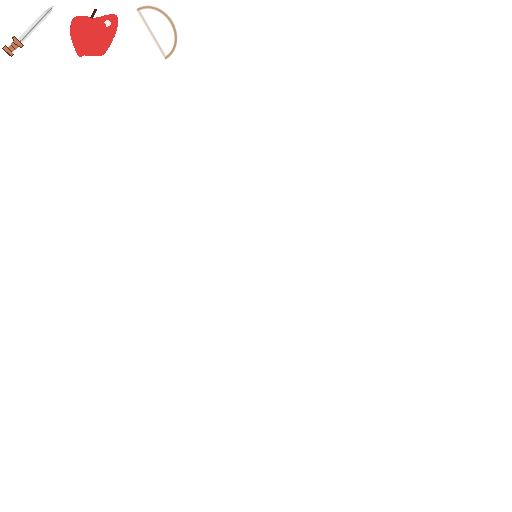
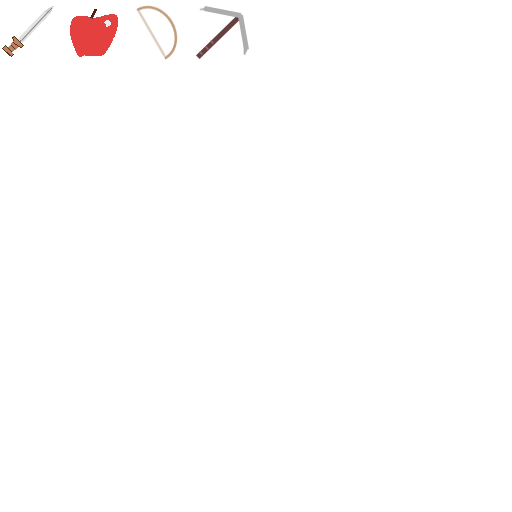
The second (512, 512) image is a revision of the first. Changes to its layers:
added layer "Shape 14" above "Shape 13" over (x1=210, y1=40, x2=214, y2=44)
added layer "Shape 13" above "Shape 12" over (x1=205, y1=46, x2=209, y2=50)
added layer "Shape 12" above "Shape 11" over (x1=199, y1=51, x2=203, y2=55)
added layer "Shape 11" above "Shape 10" over (x1=199, y1=6, x2=249, y2=56)
added layer "Shape 10" above "Shape 9" over (x1=204, y1=6, x2=241, y2=18)
added layer "Shape 9" above "Ellipse 1" over (x1=196, y1=15, x2=241, y2=59)
